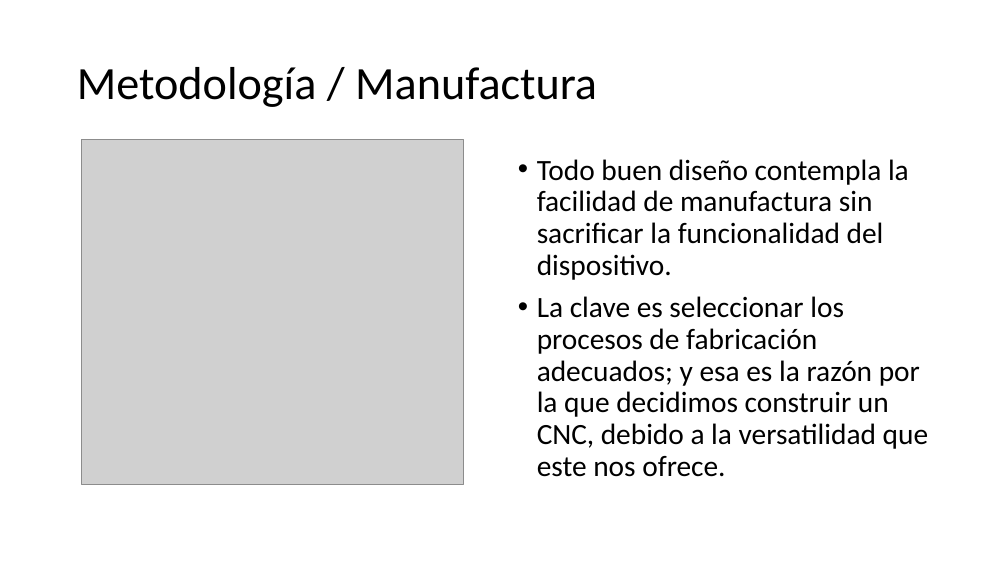
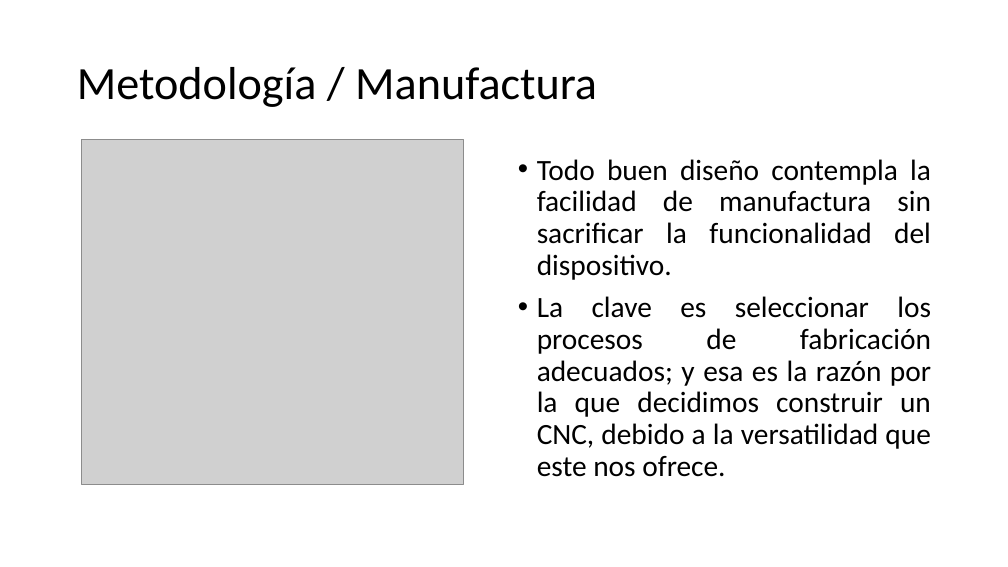
Before and after one commit to Ricvr98/CNC-UNI-Monografia-, a slide deck: slide 7 of conferencia/Diseño y fabricación de una máquina Control Numérico.pptx. Drawn at 1008x567 pixels with LibreOffice and Linux fonts; fonts in the diff are those of the drawing; grey boxes stand for pictures; background and template pictures are left out. Boxes give left, top, right and bottom in pixels: in the first picture for what was removed or moved away, otherwise in the second. Text is boxed around its words. In the diff, an @@ line names an element or a change of style, - is before the commit and + after.

```diff
--- a/conferencia/Diseño y fabricación de una máquina Control Numérico.pptx
+++ b/conferencia/Diseño y fabricación de una máquina Control Numérico.pptx
@@ text "Todo buen diseño contempla la ..." at (537, 159, 931, 477): alignment left to justified @@
```
Also in this commit, not shown: 5 other slides changed, 49 other files.
